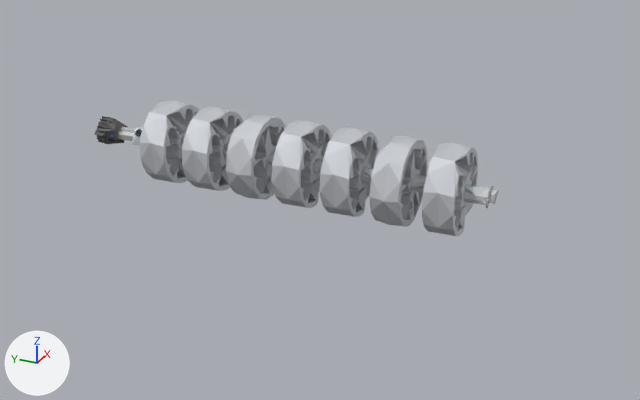
An edit to the glTF model web/models/starterbot/low/gecko.glb, drawn before and after from the same camera.
The view is the same before and after, from a camera (50 mm lens) standing at (-8.8, -7.91, 10.97) and looking at (7.18, -0.72, 2.98). Lighting does not change. The marker at lower left points along +X, +Y and +Z. The picture after the commit comes second.

The scene before the commit, as lines of its bpy script (objects in view):
```python
ob_gecko_0 = bpy.data.objects.new('gecko_0', me_gecko_0)
ob_gecko_0.location = (0.0, 0.0, 0.0)
ob_gecko_1 = bpy.data.objects.new('gecko_1', me_gecko_1)
ob_gecko_1.location = (0.0, 0.0, 0.0)
ob_gecko_2 = bpy.data.objects.new('gecko_2', me_gecko_2)
ob_gecko_2.location = (0.0, 0.0, 0.0)
ob_gecko_3 = bpy.data.objects.new('gecko_3', me_gecko_3)
ob_gecko_3.location = (0.0, 0.0, 0.0)
ob_gecko_4 = bpy.data.objects.new('gecko_4', me_gecko_4)
ob_gecko_4.location = (0.0, 0.0, 0.0)
ob_gecko_5 = bpy.data.objects.new('gecko_5', me_gecko_5)
ob_gecko_5.location = (0.0, 0.0, 0.0)
ob_gecko_6 = bpy.data.objects.new('gecko_6', me_gecko_6)
ob_gecko_6.location = (0.0, 0.0, 0.0)
```
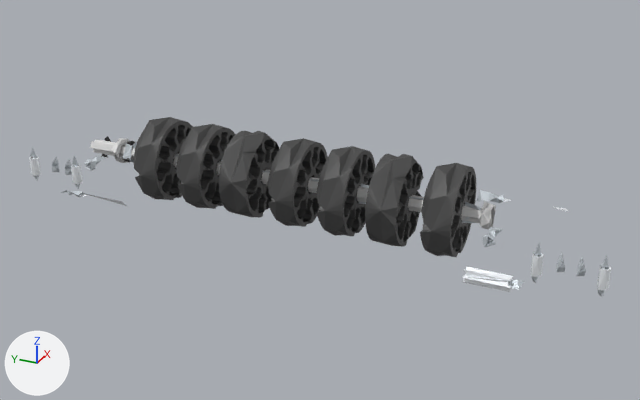
Location of each change, [x1, y1, x2, y2] in pixels of the pictures (640 x 400 px):
'gecko_0', recoloured, surface changed, reshaped: before [140, 101, 478, 236]; after [133, 117, 476, 257]
'gecko_3', recoloured, surface changed, reshaped (52% wider, 76% taller): before [117, 127, 499, 204]; after [29, 156, 611, 292]
'gecko_1', recoloured, surface changed, reshaped (mostly hidden before): before [108, 129, 142, 142]; after [30, 142, 609, 297]
'gecko_4', recoloured, surface changed, reshaped (not visible before): after [90, 138, 496, 229]
'gecko_2', recoloured, surface changed, reshaped (mostly hidden afterwards): before [131, 127, 489, 205]; after [102, 136, 465, 222]
'gecko_5', deleted: before [94, 116, 128, 144]
'gecko_6', deleted: before [486, 184, 493, 208]
part 1 of me_gecko_0, rebuilt: before [422, 142, 478, 236]; after [420, 163, 476, 257]
part 2 of me_gecko_0, rebuilt: before [140, 101, 199, 183]; after [133, 117, 193, 200]
part 3 of me_gecko_0, rebuilt: before [370, 136, 428, 227]; after [365, 154, 424, 247]
part 4 of me_gecko_0, rebuilt: before [320, 127, 379, 217]; after [316, 146, 375, 236]
part 5 of me_gecko_0, rebuilt: before [272, 120, 332, 208]; after [268, 138, 328, 227]
part 6 of me_gecko_0, rebuilt: before [226, 114, 286, 200]; after [219, 131, 279, 218]
part 7 of me_gecko_0, rebuilt: before [182, 107, 243, 191]; after [176, 124, 236, 209]
part 8 of me_gecko_1, deleted (mostly hidden): before [108, 129, 142, 142]
part 9 of me_gecko_1, built on: after [30, 142, 609, 297]

The change, as a diff of the scene's bpy script:
```diff
--- a/web/models/starterbot/low/gecko.glb.py
+++ b/web/models/starterbot/low/gecko.glb.py
@@ mat_material_0 @@
 mat_material_0 = principled_material('Material_0')
-mat_material_0.base_color = (0.588, 0.608, 0.647)  # light grey #cacdd2
-mat_material_0.metallic = 0.25
-mat_material_0.roughness = 0.6
+mat_material_0.base_color = (0.0784, 0.0784, 0.0784)  # dark grey #4f4f4f
+mat_material_0.metallic = 0.3
+mat_material_0.roughness = 0.55
@@ mat_material_1 @@
 mat_material_1 = principled_material('Material_1')
-mat_material_1.base_color = (0.0431, 0.0431, 0.0431)  # dark grey #3b3b3b
-mat_material_1.metallic = 0.25
-mat_material_1.roughness = 0.6
+mat_material_1.base_color = (0.616, 0.667, 0.71)  # light grey #ced5db
+mat_material_1.metallic = 0.3
+mat_material_1.roughness = 0.55
@@ mat_material_2 @@
 mat_material_2 = principled_material('Material_2')
-mat_material_2.base_color = (0.616, 0.663, 0.706)  # light grey #ced5db
-mat_material_2.metallic = 0.25
-mat_material_2.roughness = 0.6
+mat_material_2.base_color = (0.0471, 0.0471, 0.0471)  # dark grey #3d3d3d
+mat_material_2.metallic = 0.3
+mat_material_2.roughness = 0.55
@@ mat_material_3 @@
 mat_material_3 = principled_material('Material_3')
-mat_material_3.base_color = (0.69, 0.69, 0.69)  # light grey #d8d8d8
-mat_material_3.metallic = 0.25
-mat_material_3.roughness = 0.6
+mat_material_3.base_color = (0.929, 0.965, 1.0)  # white #f7fbff
+mat_material_3.metallic = 0.3
+mat_material_3.roughness = 0.55
@@ mat_material_4 @@
 mat_material_4 = principled_material('Material_4')
-mat_material_4.base_color = (0.0, 0.137, 0.545)  # blue #0067c3
-mat_material_4.metallic = 0.25
-mat_material_4.roughness = 0.6
+mat_material_4.base_color = (0.694, 0.694, 0.694)  # light grey #d9d9d9
+mat_material_4.metallic = 0.3
+mat_material_4.roughness = 0.55
@@ me_gecko_0 @@
-me_gecko_0.from_pydata(...)  # 5642 vertices, 11627 faces; spans x 6.41..8.29, y -3.9..3.4, z 2.73..4.59
+me_gecko_0.from_pydata(...)  # 12852 vertices, 25984 faces; spans x 5.88..7.77, y -4.02..3.28, z 2.53..4.42
+# me_gecko_0 part 1: the loose piece of 806 vertices spanning x 6.45..8.29, y -3.9..-3.22, z 2.73..4.59 is rebuilt with 1836 vertices and now spans x 5.88..7.77, y -4.02..-3.34, z 2.53..4.42
+# me_gecko_0 part 2: the loose piece of 806 vertices spanning x 6.45..8.29, y 2.72..3.4, z 2.73..4.59 is rebuilt with 1836 vertices and now spans x 5.88..7.77, y 2.6..3.28, z 2.53..4.42
+# me_gecko_0 part 3: the loose piece of 806 vertices spanning x 6.41..8.28, y -2.79..-2.11, z 2.74..4.59 is rebuilt with 1836 vertices and now spans x 5.89..7.77, y -2.91..-2.23, z 2.53..4.42
+# me_gecko_0 part 4: the loose piece of 806 vertices spanning x 6.45..8.29, y -1.69..-1.01, z 2.73..4.59 is rebuilt with 1836 vertices and now spans x 5.88..7.77, y -1.81..-1.13, z 2.53..4.42
+# me_gecko_0 part 5: the loose piece of 806 vertices spanning x 6.45..8.29, y -0.59..0.09, z 2.73..4.59 is rebuilt with 1836 vertices and now spans x 5.88..7.77, y -0.71..-0.03, z 2.53..4.42
+# me_gecko_0 part 6: the loose piece of 806 vertices spanning x 6.41..8.28, y 0.52..1.2, z 2.74..4.59 is rebuilt with 1836 vertices and now spans x 5.89..7.77, y 0.39..1.07, z 2.53..4.42
+# me_gecko_0 part 7: the loose piece of 806 vertices spanning x 6.45..8.29, y 1.61..2.29, z 2.73..4.59 is rebuilt with 1836 vertices and now spans x 5.88..7.77, y 1.5..2.18, z 2.53..4.42
 me_gecko_0.materials.append(mat_material_0)
@@ me_gecko_1 @@
-me_gecko_1.from_pydata(...)  # 135 vertices, 187 faces; spans x 7.072..7.654, y 3.463..4.752, z 3.421..3.961
+me_gecko_1.from_pydata(...)  # 239 vertices, 377 faces; spans x 5.913..7.121, y -6.848..6.844, z 2.258..4.165
+# me_gecko_1 part 8: 6 loose pieces with 111 vertices, spanning x 7.072..7.654, y 3.463..4.752, z 3.421..3.961, are deleted
+# me_gecko_1 part 9: 24 vertices removed from x 7.145..7.569, y 3.528..4.673, z 3.508..3.884; 239 vertices added at x 5.913..7.121, y -6.848..6.844, z 2.258..4.165
 me_gecko_1.materials.append(mat_material_1)
@@ me_gecko_2 @@
-me_gecko_2.from_pydata(...)  # 92 vertices, 158 faces; spans x 7.06..7.63, y -4.35..4.05, z 3.38..3.93
+me_gecko_2.from_pydata(...)  # 1266 vertices, 2508 faces; spans x 6.59..7.09, y -3.99..4.77, z 3.2..3.74
+# me_gecko_2 part 10: 92 vertices removed from x 7.06..7.63, y -4.35..4.05, z 3.38..3.93; 1266 vertices added at x 6.59..7.09, y -3.99..4.77, z 3.2..3.74
 me_gecko_2.materials.append(mat_material_2)
@@ me_gecko_3 @@
-me_gecko_3.from_pydata(...)  # 101 vertices, 198 faces; spans x 7.21..7.52, y -4.51..4.95, z 3.49..3.82
+me_gecko_3.from_pydata(...)  # 342 vertices, 660 faces; spans x 5.98..6.89, y -6.89..6.87, z 2.35..4.08
+# me_gecko_3 part 11: 101 vertices removed from x 7.21..7.52, y -4.51..4.95, z 3.49..3.82; 342 vertices added at x 5.98..6.89, y -6.89..6.87, z 2.35..4.08
 me_gecko_3.materials.append(mat_material_3)
@@ me_gecko_4 @@
-me_gecko_4.from_pydata(...)  # 112 vertices, 200 faces; spans x 7.092..7.585, y 3.452..4.681, z 3.428..3.903
+me_gecko_4.from_pydata(...)  # 132 vertices, 230 faces; spans x 6.492..7.145, y -4.572..4.956, z 3.162..3.783
+# me_gecko_4 part 12: the whole mesh is rebuilt
 me_gecko_4.materials.append(mat_material_4)
@@ ob_gecko_5 @@
-ob_gecko_5 = bpy.data.objects.new('gecko_5', me_gecko_5)
@@ ob_gecko_6 @@
-ob_gecko_6 = bpy.data.objects.new('gecko_6', me_gecko_6)
```
